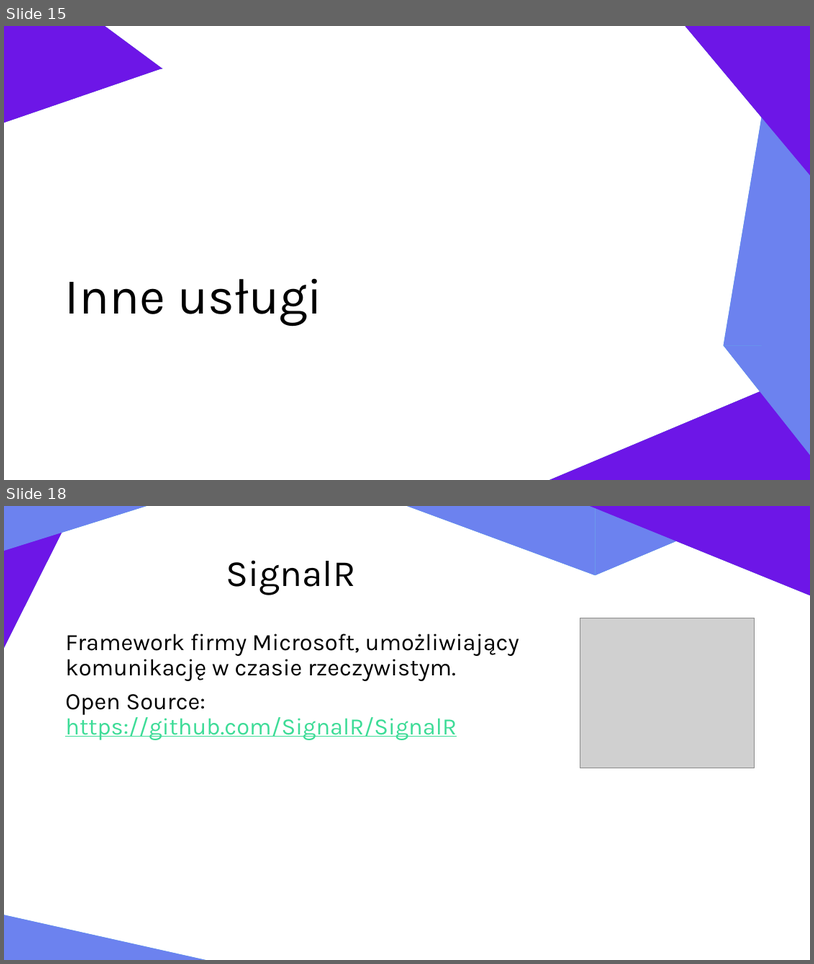
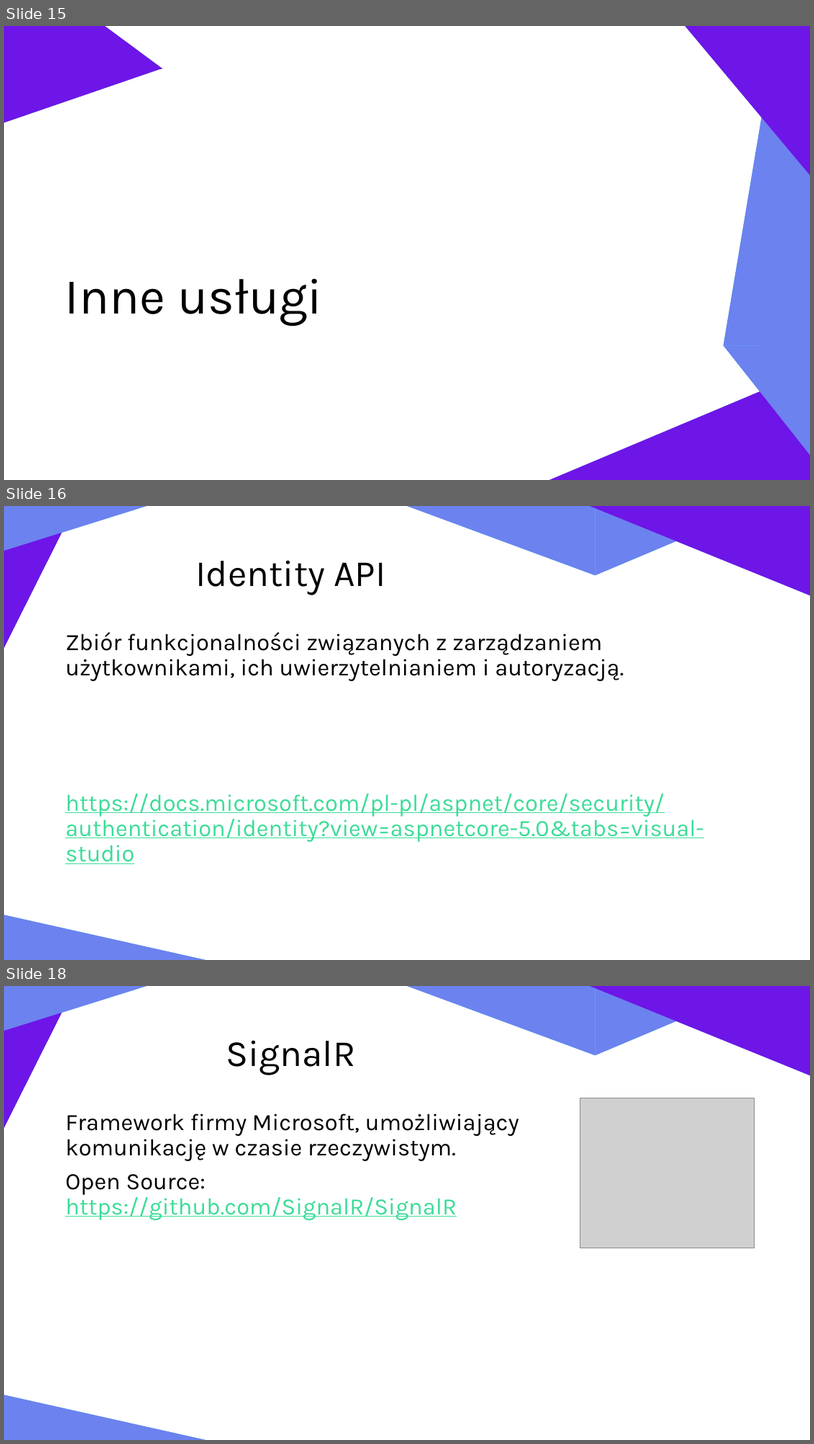
Before and after one commit to zlociu/ASPNET-TIWPR-LAB, a slide deck: ASPNET.pptx. Shown one above the other, each under a label of ours: slides 15 and 18 before the commit, slides 15, 16 and 18 after it; the slides between them are not shown. The pictures are 814x964 and 814x1444 pixels, drawn with LibreOffice and Linux fonts; fonts in the diff are those of the drawing; grey boxes stand for pictures. Boxes give left, top, right and bottom in pixels: in the first picture for what was removed or moved away, otherwise in the second. Text is boxed around its words. In the diff, an @@ line names an element or a change of style, - is before the commit and + after.

```diff
--- a/ASPNET.pptx
+++ b/ASPNET.pptx
@@ slide 16 added at bbox=[4, 506, 810, 960], background #FFFFFF; not listed: 12 template elements that a slide beside it also shows @@
@@ title added at bbox=[196, 560, 386, 595], 44 pt, text #000000 @@
+Identity API
@@ text added at bbox=[65, 632, 704, 864], 28 pt, text #3DDC97, underline @@
+Zbiór funkcjonalności związanych z zarządzaniem użytkownikami, ich uwierzytelnianiem i autoryzacją.
+https://docs.microsoft.com/pl-pl/aspnet/core/security/authentication/identity?view=aspnetcore-5.0&tabs=visual-studio
```
Also in this commit, not shown: 11 slides changed, 3 other slides added, 4 slides removed.
